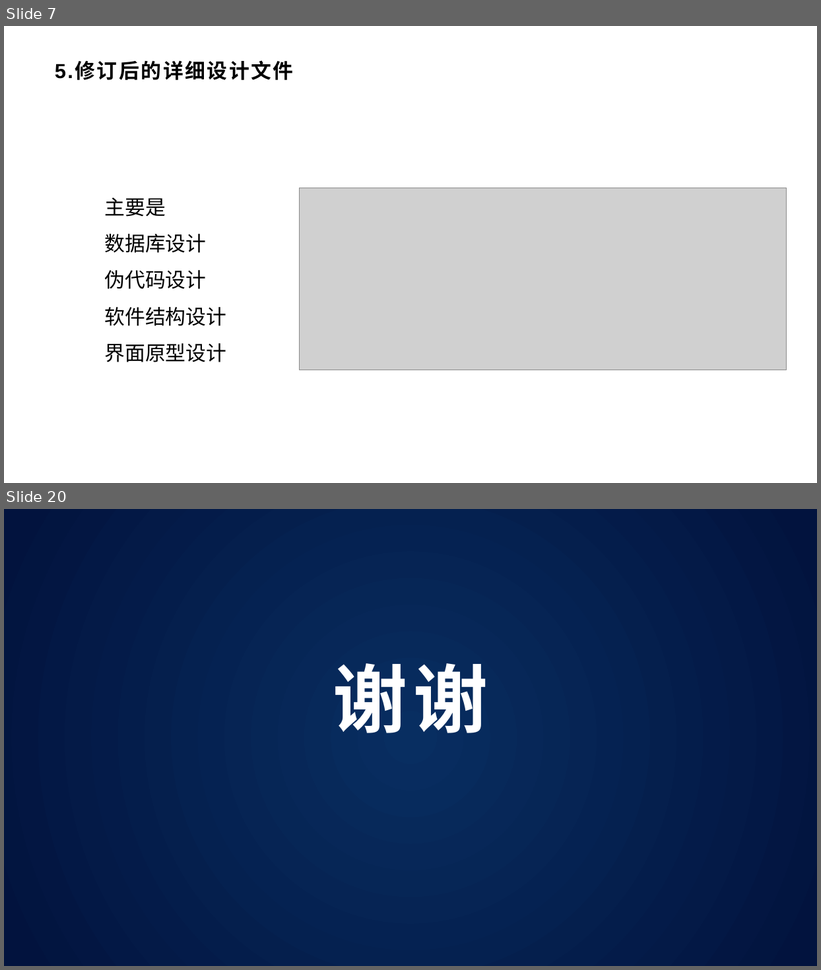
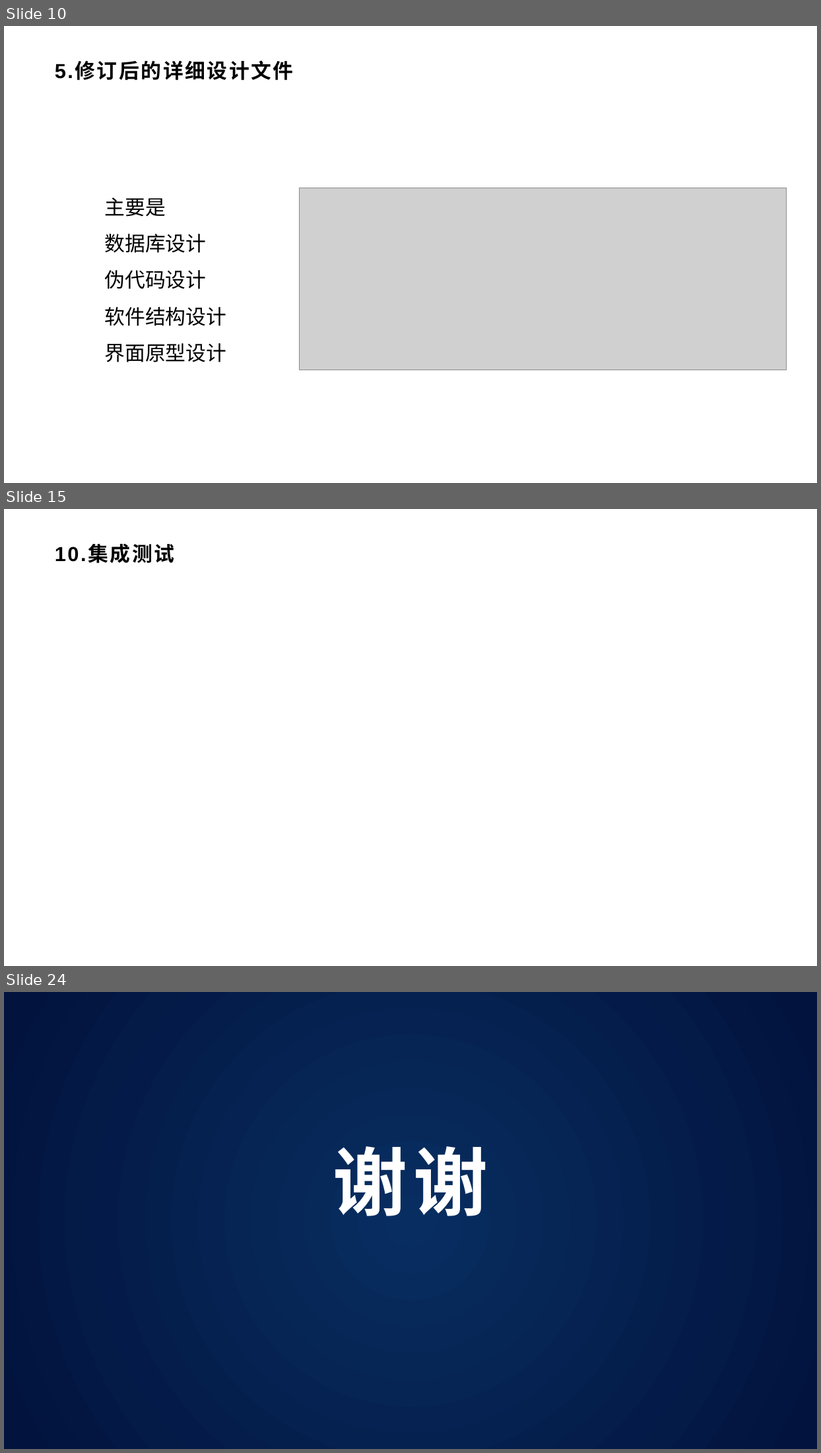
Before and after one commit to xlisses/ruang, a slide deck: 最终评审.pptx. Shown one above the other, each under a label of ours: slides 7 and 20 before the commit, slides 10, 15 and 24 after it; the slides between them are not shown. The pictures are 821x970 and 821x1453 pixels, drawn with LibreOffice and Linux fonts; fonts in the diff are those of the drawing; grey boxes stand for pictures; background and template pictures are left out. Boxes give left, top, right and bottom in pixels: in the first picture for what was removed or moved away, otherwise in the second. Text is boxed around its words. In the diff, an @@ line names an element or a change of style, - is before the commit and + after.

```diff
--- a/最终评审.pptx
+++ b/最终评审.pptx
@@ slide 15 added at (4,509,817,966), background #FFFFFF @@
@@ title added at (55,545,174,563), 24 pt, text #000000, bold @@
+10.集成测试
@@ what was slide 7 is now slide 10 @@
@@ what was slide 20 is now slide 24 @@
```
Also in this commit, not shown: 4 slides changed, 5 other slides added, 2 slides removed, 20 other files.
